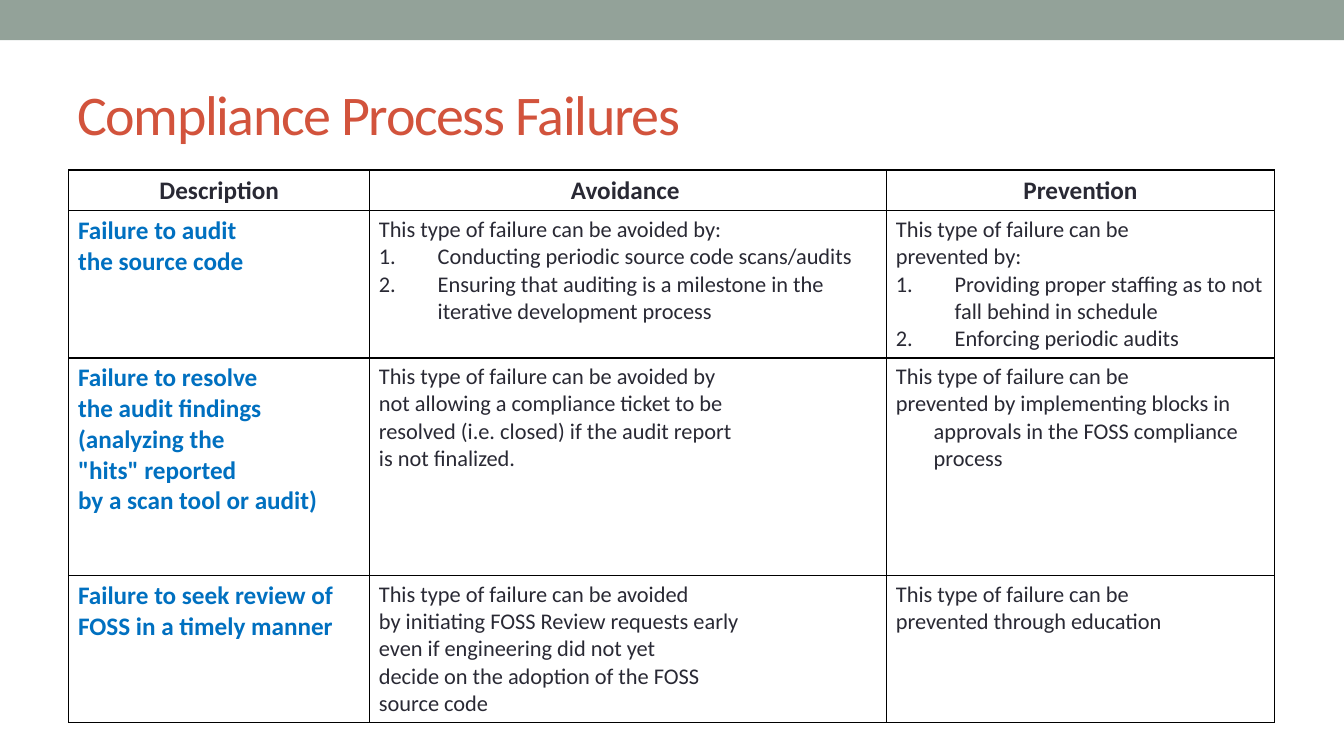
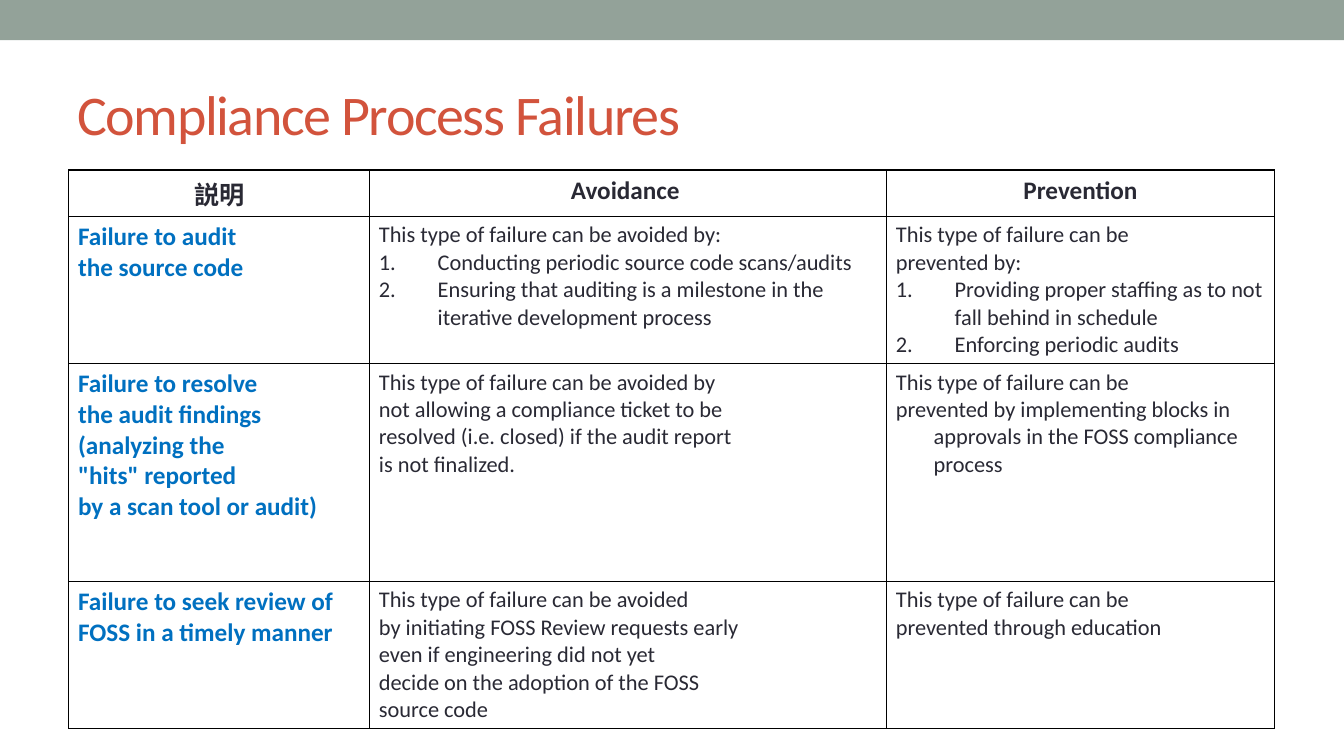
Before and after one commit to OpenChain-Project/Curriculum-Translation-JP, a slide deck: slide 72 of target/openchain-curriculum-release-2.pptx. Drawn at 1344x756 pixels with LibreOffice and Linux fonts; fonts in the diff are those of the drawing; background and template pictures are left out. Boxes give left, top, right and bottom in pixels: in the first picture for what was removed or moved away, otherwise in the second. Text is boxed around its words. In the diff, an @@ line names an element or a change of style, - is before the commit and + after.

Commit message:
44/75 slides done.

```diff
--- a/target/openchain-curriculum-release-2.pptx
+++ b/target/openchain-curriculum-release-2.pptx
@@ table at [69,170,1274,721] @@
-row 1, column 1: Description
+row 1, column 1: 説明
```
Also in this commit, not shown: 8 other slides changed, 8 other files.
